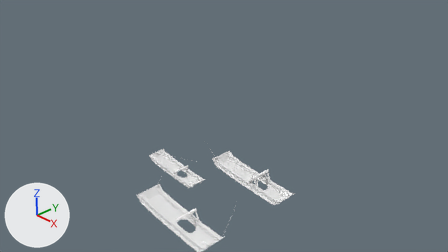
Before and after pictures for a commit that changed the Blender file Models/c172p-skis.blend.
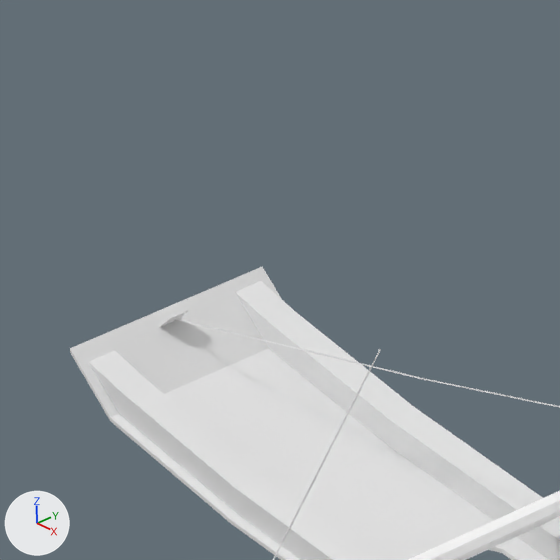
The first picture shows the older version from the file's camera 'Camera'. The close-ups show both versions on the part from 32% to 42% of the width and 51% to 68% of the height of that picture; other places that the commit changed are outside them. Arrows for +X, +Y and +Z are at lower left; the lights stay in place.

Before the edit, the objects in view are built like this:
```python
me_axle_034 = bpy.data.meshes.new('Axle.034')
me_axle_034.from_pydata(...)  # 18 vertices, 24 faces; spans x -0.025..0.026, y -0.131..0.23, z -0.026..0.029
me_axle_034.polygons.foreach_set('use_smooth', [True] * 24)
me_axle_034.materials.append(mat_ac3dmat1_000)  # its picture is missing
me_cube_008 = bpy.data.meshes.new('Cube.008')
me_cube_008.from_pydata(...)  # 32 vertices, 30 faces; spans x -26.4..25.0, y -1.0..1.0, z -1.8..1.9
me_cube_008.materials.append(mat_material_003)  # its picture is missing
me_ruddwires_001 = bpy.data.meshes.new('RuddWires.001')
me_ruddwires_001.from_pydata([(3.208, -1.093, -1.321), (3.205, -1.094, -1.321), (3.208, -1.096, -1.32), (3.126, -0.429, -0.8), (3.127, -0.428, -0.802), (3.124, -0.428, -0.801), (3.124, -0.429, -0.803)], [], [(6, 4, 0, 1), (3, 6, 1, 2), (3, 5, 6), (5, 4, 6), (2, 0, 4, 3)])
me_ruddwires_001.polygons.foreach_set('use_smooth', [True] * 5)
me_ruddwires_001.materials.append(mat_whitepaint_003)  # its picture is missing
ob_leftskiwiref = bpy.data.objects.new('LeftSkiWireF', me_ruddwires_001)
ob_leftskiwiref.location = (-3.51, -0.559, 1.299)
ob_leftskiwiref.rotation_euler = (0.347, 0.285, 0.0678)  # degrees (20, 16, 3.9)
ob_leftskiwiref.show_transparent = True
ob_noseskiaxle = bpy.data.objects.new('NoseSkiAxle', me_axle_034)
ob_noseskiaxle.location = (-1.114, -0.063, -1.203)
ob_noseskiaxle.rotation_euler = (-0.0256, 0.0108, 0.00913)  # degrees (-1.5, 0.6, 0.5)
ob_noseskiaxle.scale = (0.986, 1.18, 0.957)
ob_noseskiaxle.show_transparent = True
ob_noseskibracer = bpy.data.objects.new('NoseSkiBraceR', me_cube_008)
ob_noseskibracer.location = (-1.286, 0.189, -1.275)
ob_noseskibracer.rotation_euler = (0.00464, 0.0829, 0.000753)  # degrees (0.3, 4.7, 0)
ob_noseskibracer.scale = (0.0334, 0.0334, 0.0334)
# also in view: 'NoseSki' at (-1.31, 0.0, -1.26); 'NoseSkiBraceL' at (-1.3, -0.19, -1.27)
```
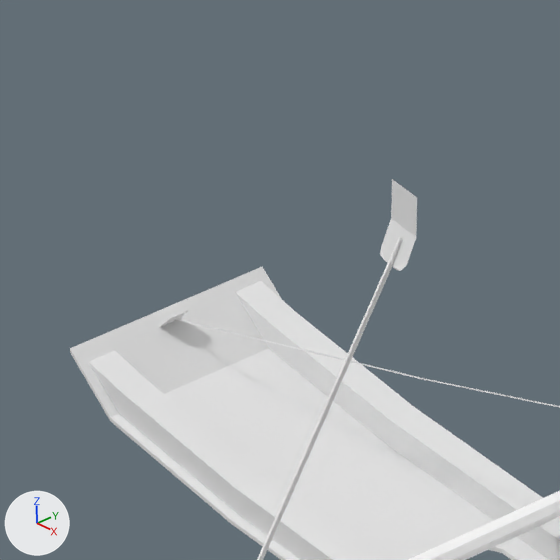
Patch to the scene script:
```diff
--- a/Models/c172p-skis.blend.py
+++ b/Models/c172p-skis.blend.py
@@ me_plane_005 @@
+me_plane_005.from_pydata([(-0.49, -0.59, -0.19), (1.0, -0.72, 0.0), (-0.49, 0.7, -0.2), (1.0, 0.85, 0.0), (-0.61, 0.07, -0.15), (-0.61, -0.33, -0.14), (-0.61, 0.46, -0.15), (0.19, -0.72, -0.07), (0.6, -0.72, -0.03), (-0.21, -0.72, -0.11), (0.19, 0.85, -0.08), (-0.21, 0.85, -0.11), (0.6, 0.85, -0.04), (2.71, -0.79, -0.43), (2.74, 0.77, -0.45)], [], [(0, 9, 7, 8, 1, 3, 12, 10, 11, 2, 6, 4, 5), (3, 1, 13, 14)])
+me_plane_005.materials.append(mat_material)  # its picture is missing
@@ me_ruddwires_005 @@
+me_ruddwires_005.from_pydata([(0.013, -0.097, -0.078), (0.01, -0.099, -0.078), (0.013, -0.101, -0.076), (-0.069, 0.566, 0.443), (-0.068, 0.568, 0.441), (-0.072, 0.568, 0.442), (-0.071, 0.566, 0.441), (-0.011, 0.098, 0.075), (-0.014, 0.096, 0.074), (-0.011, 0.095, 0.076)], [], [(8, 7, 0, 1), (9, 8, 1, 2), (3, 5, 6), (5, 4, 6), (2, 0, 7, 9)])
+me_ruddwires_005.polygons.foreach_set('use_smooth', [True] * 5)
+me_ruddwires_005.materials.append(mat_whitepaint_003)  # its picture is missing
@@ ob_leftskiwiref @@
 ob_leftskiwiref = bpy.data.objects.new('LeftSkiWireF', me_ruddwires_001)
-ob_leftskiwiref.location = (-3.51, -0.559, 1.299)
-ob_leftskiwiref.rotation_euler = (0.347, 0.285, 0.0678)  # degrees (20, 16, 3.9)
+ob_leftskiwiref.location = (-3.243, -1.025, 1.591)
+ob_leftskiwiref.rotation_euler = (0.541, 0.369, 0.134)  # degrees (31, 21, 7.7)
 ob_leftskiwiref.show_transparent = True
@@ ob_leftcableconnectt @@
+ob_leftcableconnectt = bpy.data.objects.new('LeftCableConnectT', me_plane_005)
+ob_leftcableconnectt.location = (-0.641, -0.54, -0.175)
+ob_leftcableconnectt.rotation_euler = (-5.77, 4.41, 4.208)  # degrees (-331, 253, 241)
+ob_leftcableconnectt.scale = (0.0469, 0.0469, 0.0469)
@@ ob_leftskispring @@
+ob_leftskispring = bpy.data.objects.new('LeftSkiSpring', me_ruddwires_005)
+ob_leftskispring.location = (-0.711, -0.693, -0.516)
+ob_leftskispring.rotation_euler = (0.541, 0.369, 0.134)  # degrees (31, 21, 7.7)
+ob_leftskispring.scale = (3.33, 3.33, 3.33)
+ob_leftskispring.show_transparent = True
```

Boxes [x1, y1, x2, y2] around the edits, measured in the close-ups (560 x 560 px):
'LeftCableConnectT', added
    after: [380, 179, 417, 271]
'LeftSkiSpring', added
    after: [257, 237, 403, 560]
'LeftSkiWireF', moved, turned (not visible afterwards)
    before: [273, 349, 381, 560]
